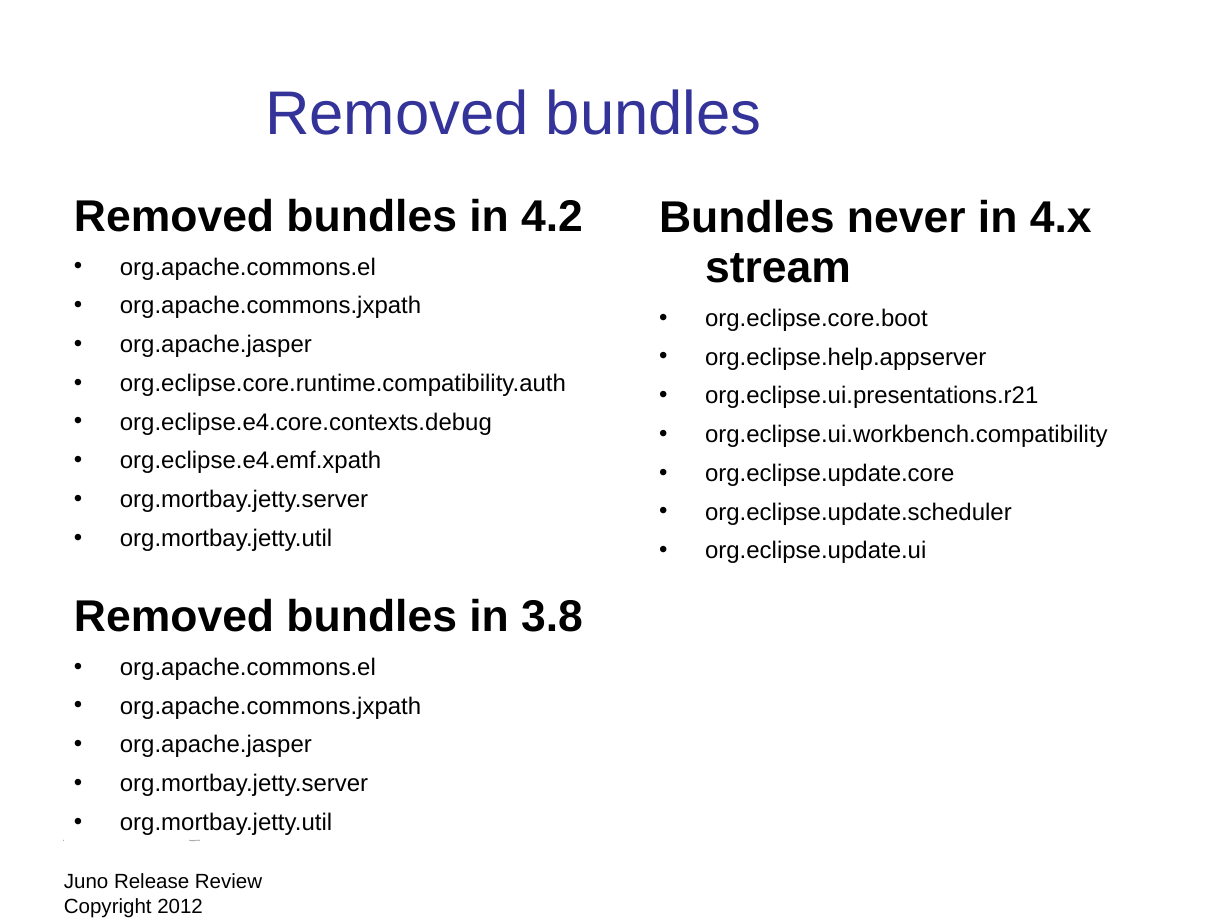
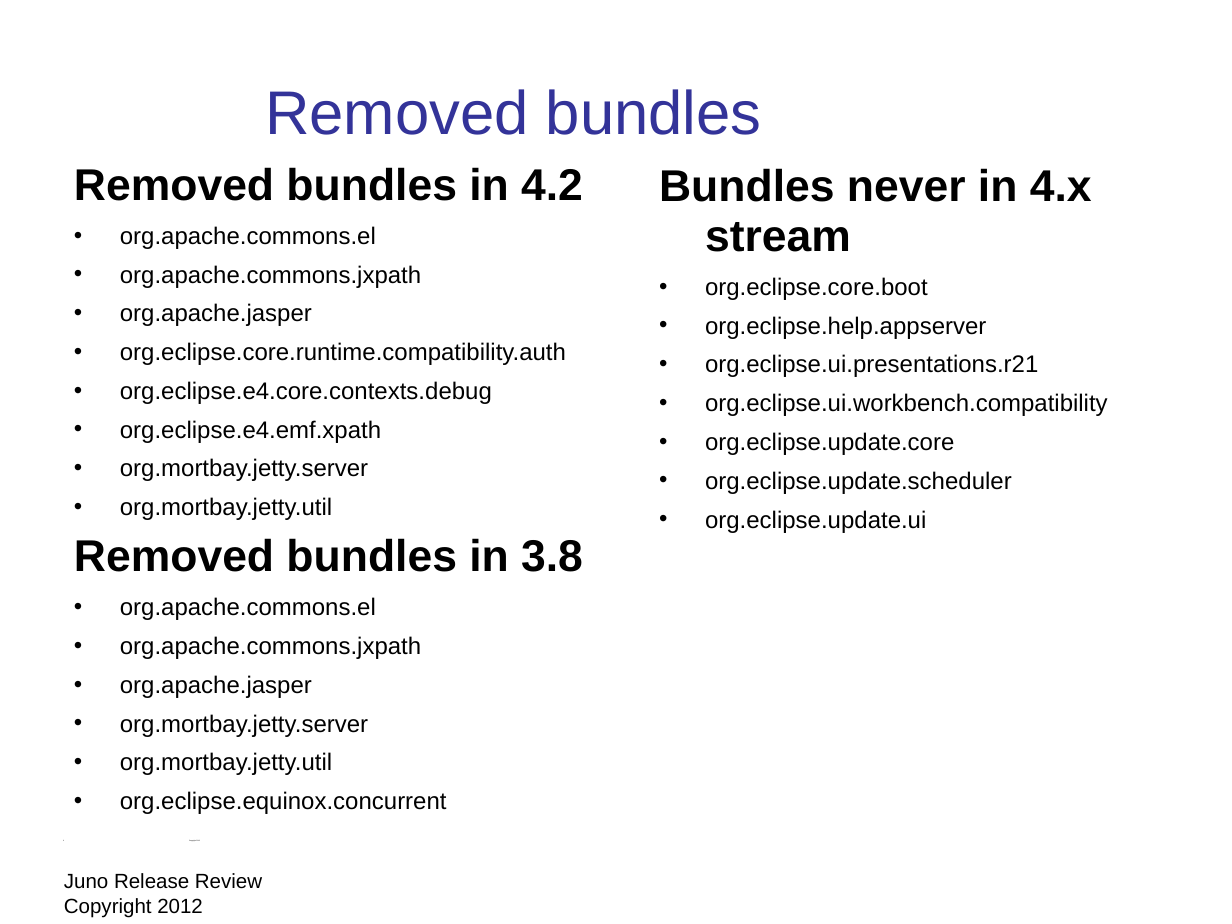
Before and after one commit to eclipse-platform/www.eclipse.org-eclipse-news, a slide deck: slide 9 of presentation/Juno-release-review/eclipse-juno-release-review.odp. Drawn at 1232x924 pixels with LibreOffice and Linux fonts; fonts in the diff are those of the drawing; background and template pictures are left out. Boxes give left, top, right and bottom in pixels: in the first picture for what was removed or moved away, otherwise in the second. Text is boxed around its words. In the diff, an @@ line names an element or a change of style, - is before the commit and + after.

```diff
--- a/presentation/Juno-release-review/eclipse-juno-release-review.odp
+++ b/presentation/Juno-release-review/eclipse-juno-release-review.odp
@@ text "Removed bundles in 4.2" moved from (x1=74, y1=198, x2=583, y2=551) to (x1=74, y1=167, x2=583, y2=520) @@
@@ text "Bundles never in 4.x stream" moved from (x1=659, y1=199, x2=1108, y2=563) to (x1=659, y1=168, x2=1108, y2=533) @@
@@ text "Removed bundles in 3.8" moved from (x1=74, y1=598, x2=583, y2=835) to (x1=74, y1=538, x2=583, y2=814) @@
@@ text at (x1=120, y1=791, x2=447, y2=814): paragraph added @@
+• org.eclipse.equinox.concurrent
```
Also in this commit, not shown: 13 other slides changed, 1 other file.
